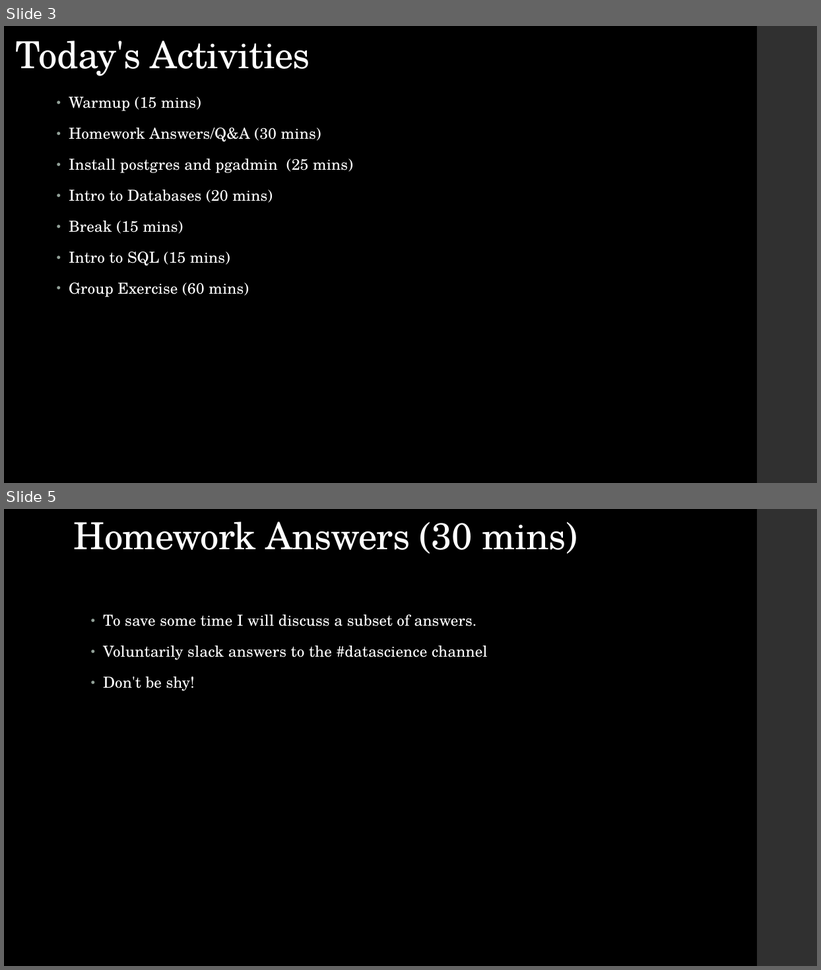
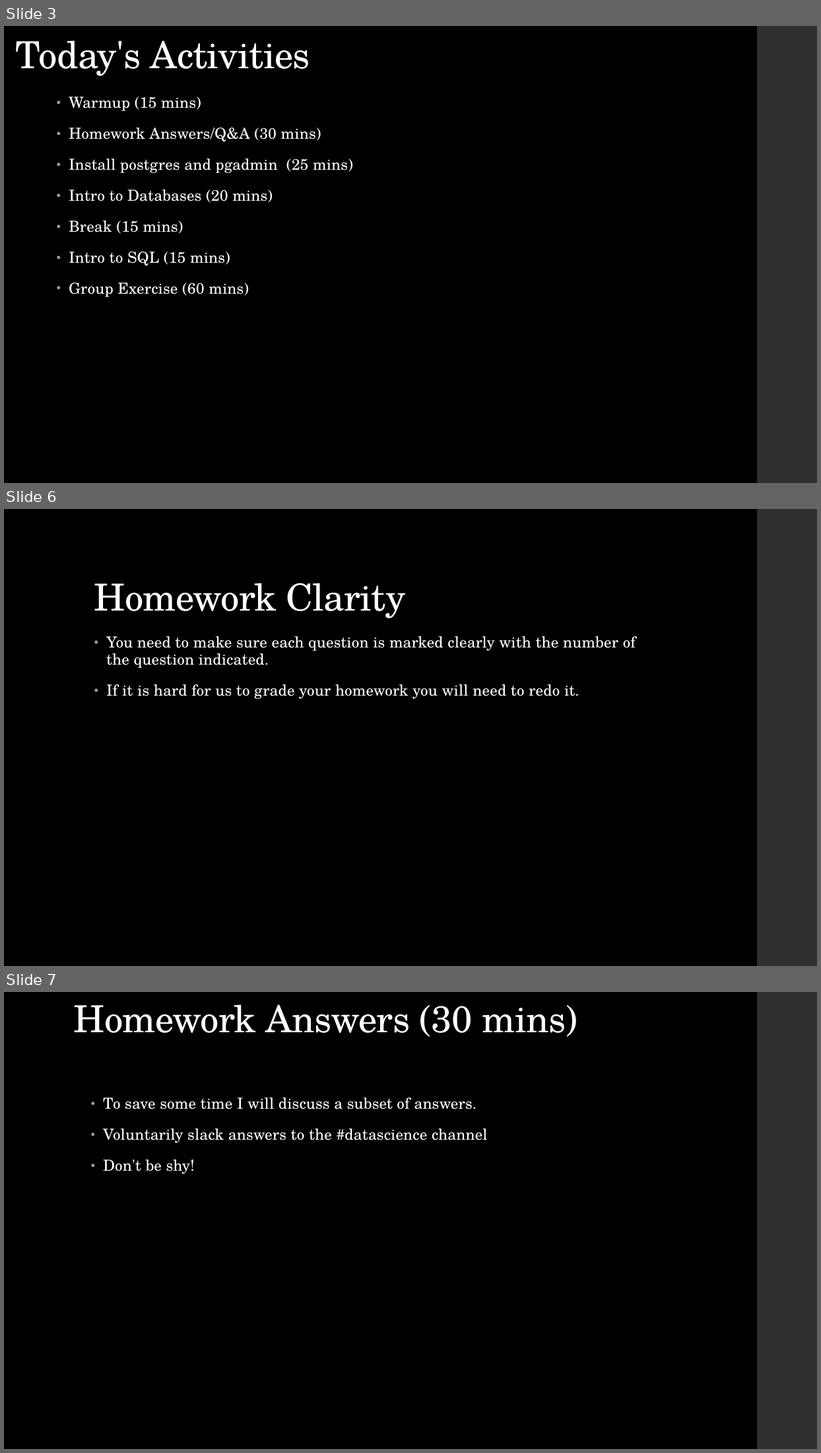
Before and after one commit to LaunchCoderGirlSTL/Data-Science-Assignments, a slide deck: course_material/week_06/week_06_presentation.pptx. Shown one above the other, each under a label of ours: slides 3 and 5 before the commit, slides 3, 6 and 7 after it; the slides between them are not shown. The pictures are 821x970 and 821x1453 pixels, drawn with LibreOffice and Linux fonts; fonts in the diff are those of the drawing. Boxes give left, top, right and bottom in pixels: in the first picture for what was removed or moved away, otherwise in the second. Text is boxed around its words. In the diff, an @@ line names an element or a change of style, - is before the commit and + after.

```diff
--- a/course_material/week_06/week_06_presentation.pptx
+++ b/course_material/week_06/week_06_presentation.pptx
@@ slide 6 added at (4, 509, 817, 966), background #000000; not listed: 1 template element that a slide beside it also shows @@
@@ title added at (94, 583, 405, 619), 44 pt, text #FFFFFF @@
+Homework Clarity
@@ text added at (106, 636, 636, 699), 18 pt, text #FFFFFF @@
+• You need to make sure each question is marked clearly with the number of the question indicated.
+• If it is hard for us to grade your homework you will need to redo it.
@@ what was slide 5 is now slide 7 @@
```
Also in this commit, not shown: 3 slides changed, 1 other slide added, 4 other files.
